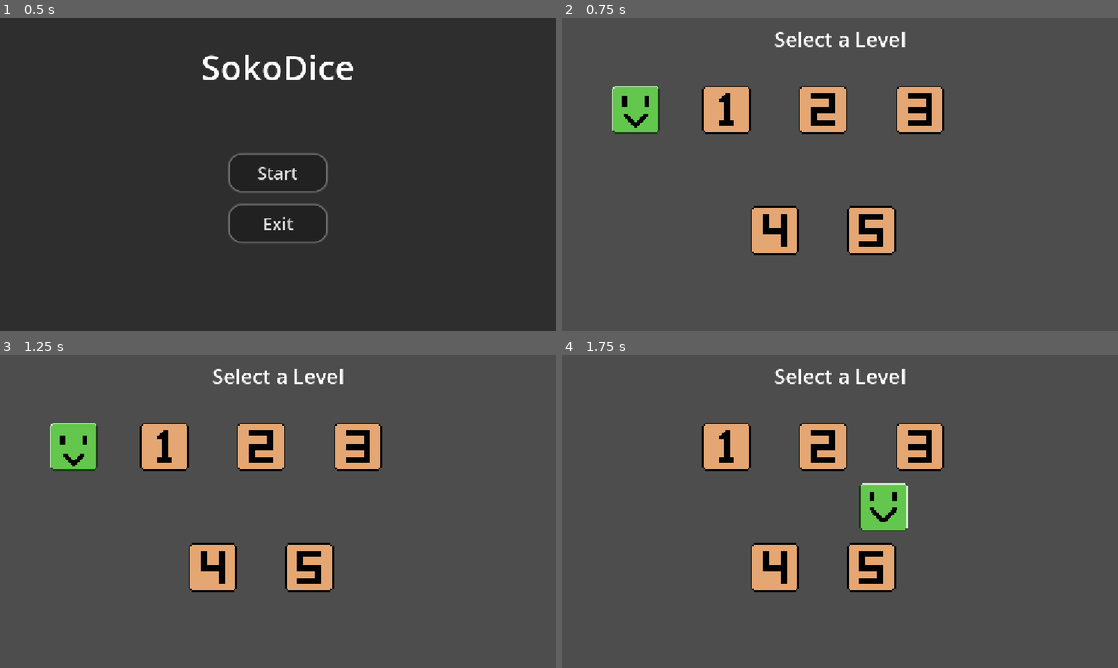
Above: before the commit, frames 1-4 (two rows, left to right).
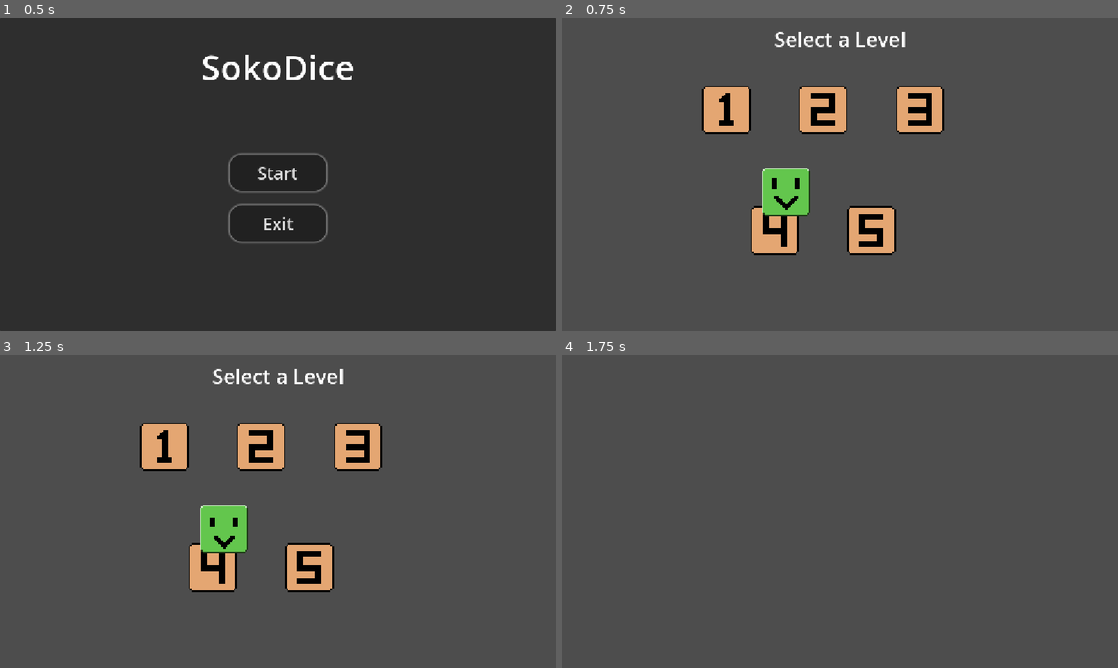
Above: after the commit, the same moments.

Repository: Tortiz-CSUF/SokoDice
Game: Godot game, scene res://Main_Menu.tscn
Two runs of this game, one before a commit and one after it. Both use one fixed random seed, a clock stepped at 60 frames per second and the inputs below.
Inputs:
- Up to frame 1 (0.5 s): no input
- Up to frame 2 (0.75 s): click "Start" at 0.5 s
- Up to frame 3 (1.25 s): no input
- Up to frame 4 (1.75 s): tap Enter (ui_accept) at 1.25, 1.52 s; hold D (move_right) from 1.28 s (still down)

Frame 1 is identical in both runs. In frame 2, 2.6% of the frame differs, in the area x 9-45%, y 21-64%; in frame 3, 2.6%; in frame 4, 8.5%, in the area x 25-69%, y 4-76%.

Commit message:
Level Templates

Diff:
--- /dev/null
+++ b/Level_01.tscn
@@ -0,0 +1,3 @@
+[gd_scene format=3 uid="uid://dq4v7n5aaq032"]
+
+[node name="Level_01" type="Node2D"]
--- /dev/null
+++ b/Level_02.tscn
@@ -0,0 +1,3 @@
+[gd_scene format=3 uid="uid://c3xj40tdgyl"]
+
+[node name="Level_02" type="Node2D"]
--- /dev/null
+++ b/Level_03.tscn
@@ -0,0 +1,3 @@
+[gd_scene format=3 uid="uid://dqds6aborahq5"]
+
+[node name="Level_03" type="Node2D"]
--- /dev/null
+++ b/Level_04.tscn
@@ -0,0 +1,3 @@
+[gd_scene format=3 uid="uid://lo4oct4enieg"]
+
+[node name="Level_04" type="Node2D"]
--- /dev/null
+++ b/Level_05.tscn
@@ -0,0 +1,3 @@
+[gd_scene format=3 uid="uid://cdry2bqbj5yei"]
+
+[node name="Level_05" type="Node2D"]
--- a/Level_Select.tscn
+++ b/Level_Select.tscn
@@ -31,6 +31,12 @@
 anchor_right = 0.5
 grow_horizontal = 2
 script = ExtResource("1_55cao")
+Main_Menu_Path = null
+lvl1 = null
+lvl2 = null
+lvl3 = null
+lvl4 = null
+lvl5 = null
 
 [node name="Title" type="Label" parent="."]
 layout_mode = 1
@@ -77,15 +83,45 @@
 layout_mode = 2
 texture = SubResource("AtlasTexture_ufaj5")
 
+[node name="SnapAnchor" type="Control" parent="Level_Grid/Levels/Top Row/Level_01"]
+custom_minimum_size = Vector2(2, 2)
+layout_mode = 1
+anchors_preset = 0
+offset_left = 47.999996
+offset_top = 95.0
+offset_right = 49.999996
+offset_bottom = 97.0
+scale = Vector2(2.5164115, 2.5158675)
+
 [node name="Level_02" type="TextureRect" parent="Level_Grid/Levels/Top Row"]
 custom_minimum_size = Vector2(100, 100)
 layout_mode = 2
 texture = SubResource("AtlasTexture_55cao")
 
+[node name="SnapAnchor" type="Control" parent="Level_Grid/Levels/Top Row/Level_02"]
+custom_minimum_size = Vector2(2, 2)
+layout_mode = 1
+anchors_preset = 0
+offset_left = 47.999996
+offset_top = 95.0
+offset_right = 49.999996
+offset_bottom = 97.0
+scale = Vector2(2.5164115, 2.5158675)
+
 [node name="Level_03" type="TextureRect" parent="Level_Grid/Levels/Top Row"]
 custom_minimum_size = Vector2(100, 100)
 layout_mode = 2
 texture = SubResource("AtlasTexture_jaj0m")
+
+[node name="SnapAnchor" type="Control" parent="Level_Grid/Levels/Top Row/Level_03"]
+custom_minimum_size = Vector2(2, 2)
+layout_mode = 1
+anchors_preset = 0
+offset_left = 47.999996
+offset_top = 95.0
+offset_right = 49.999996
+offset_bottom = 97.0
+scale = Vector2(2.5164115, 2.5158675)
 
 [node name="Botom Row" type="HBoxContainer" parent="Level_Grid/Levels"]
 layout_mode = 2
@@ -97,13 +133,38 @@
 layout_mode = 2
 texture = SubResource("AtlasTexture_q8rit")
 
+[node name="SnapAnchor" type="Control" parent="Level_Grid/Levels/Botom Row/Level_04"]
+custom_minimum_size = Vector2(2, 2)
+layout_mode = 1
+anchors_preset = 0
+offset_left = 47.999996
+offset_top = 95.0
+offset_right = 49.999996
+offset_bottom = 97.0
+scale = Vector2(2.5164115, 2.5158675)
+
 [node name="Level_05" type="TextureRect" parent="Level_Grid/Levels/Botom Row"]
 custom_minimum_size = Vector2(100, 100)
 layout_mode = 2
 texture = SubResource("AtlasTexture_bgsqk")
 
-[node name="Selector" type="Node2D" parent="."]
-position = Vector2(-548, 65.00001)
+[node name="SnapAnchor" type="Control" parent="Level_Grid/Levels/Botom Row/Level_05"]
+custom_minimum_size = Vector2(2, 2)
+layout_mode = 1
+anchors_preset = 0
+offset_left = 47.999996
+offset_top = 95.0
+offset_right = 49.999996
+offset_bottom = 97.0
+scale = Vector2(2.5164115, 2.5158675)
+
+[node name="Selector" type="Control" parent="."]
+anchors_preset = 0
+offset_left = -548.0
+offset_top = 65.00001
+offset_right = -548.0
+offset_bottom = 65.00001
 scale = Vector2(1.25, 1.25)
 
 [node name="Player_Level_Selector" parent="Selector" instance=ExtResource("2_ufaj5")]
+layout_mode = 0
--- a/Player_Selector.tscn
+++ b/Player_Selector.tscn
@@ -171,7 +171,9 @@
 "speed": 5.0
 }]
 
-[node name="Player_Level_Selector" type="Node2D"]
+[node name="Player_Level_Selector" type="Control"]
+layout_mode = 3
+anchors_preset = 0
 script = ExtResource("1_nqq1i")
 
 [node name="AnimatedSprite2D" type="AnimatedSprite2D" parent="."]
--- a/level_select.gd
+++ b/level_select.gd
@@ -1,38 +1,30 @@
 extends Control
 
-# array of tiles corresponding to levels
 @onready var level_tiles: Array[Control] = [
-	$"Level_Grid/Levels/Top Row/Level_01",
-	$"Level_Grid/Levels/Top Row/Level_02",
-	$"Level_Grid/Levels/Top Row/Level_03",
-	$"Level_Grid/Levels/Botom Row/Level_04",
-	$"Level_Grid/Levels/Botom Row/Level_05"
-
+	$"Level_Grid/Levels/Top Row/Level_01/SnapAnchor",
+	$"Level_Grid/Levels/Top Row/Level_02/SnapAnchor",
+	$"Level_Grid/Levels/Top Row/Level_03/SnapAnchor",
+	$"Level_Grid/Levels/Botom Row/Level_04/SnapAnchor",
+	$"Level_Grid/Levels/Botom Row/Level_05/SnapAnchor"
 ]
 
-# player selector
-@onready var level_selector =$Selector/Player_Level_Selector
+@onready var level_selector = $Selector/Player_Level_Selector
 
-# Main Menu
 @export var Main_Menu_Path: String = "res://Main_Menu.tscn"
+
+@export var lvl1: String = "res://Level_01.tscn"
+@export var lvl2: String = "res://Level_02.tscn"
+@export var lvl3: String = "res://Level_03.tscn"
+@export var lvl4: String = "res://Level_04.tscn"
+@export var lvl5: String = "res://Level_05.tscn"
 
 var selected_index: int = 0
 var is_moving: bool = false
+var level_paths: Array[String] = []
 
-# array of files paths to level scenes.
-var level_paths: Array[String] = [
-	"[INSERT LEVEL 1 PATH]",
-	"[INSERT LEVEL 2 PATH]",
-	"[INSERT LEVEL 3 PATH]",
-	"[INSERT LEVEL 4 PATH]",
-	"[INSERT LEVEL 5 PATH]"
-
-]
-
-# Called when the node enters the scene tree for the first time.
 func _ready() -> void:
-	pass # Replace with function body.
-
+	level_paths = [lvl1, lvl2, lvl3, lvl4, lvl5]
+	snap_to_current_tile()
 
 func _unhandled_input(event: InputEvent) -> void:
 	if is_moving:
@@ -60,7 +52,7 @@
 		2:
 			new_index = 1
 		4:
-			new_index = 2
+			new_index = 3
 		_:
 			return
 
@@ -85,12 +77,10 @@
 	var new_index := selected_index
 
 	match selected_index:
-		0:
+		3:
+			new_index = 0
+		4:
 			new_index = 1
-		1:
-			new_index = 2
-		3:
-			new_index = 4
 		_:
 			return
 
@@ -100,48 +90,47 @@
 	var new_index := selected_index
 
 	match selected_index:
-		3:
-			new_index = 0
-		4:
-			new_index = 1
+		0:
+			new_index = 3
+		1:
+			new_index = 4
+		2:
+			new_index = 4
 		_:
 			return
 
 	move_selector_to_index(new_index, "down")
 
+func move_selector_to_index(new_index: int, direction: String) -> void:
+	selected_index = new_index
+	is_moving = true
 
-func move_selector_to_index(new_index: int, direction: String) -> void:
-		selected_index = new_index
-		is_moving = true
+	match direction:
+		"left":
+			level_selector.play_move_left()
+		"right":
+			level_selector.play_move_right()
+		"up":
+			level_selector.play_move_up()
+		"down":
+			level_selector.play_move_down()
 
-		match direction:
-			"left":
-				level_selector.play_move_left()
-			"right":
-				level_selector.play_move_right()
-			"up":
-				level_selector.play_move_up()
-			"down":
-				level_selector.play_move_down()
+	var target_position := get_tile_position(level_tiles[selected_index])
 
-		var target_position := get_tile_center(level_tiles[selected_index])
-
-		var tween := create_tween()
-		tween.tween_property(level_selector, "global_position", target_position, 0.18)
-		tween.finished.connect(_on_selector_move_finished)
-
+	var tween := create_tween()
+	tween.tween_property(level_selector, "global_position", target_position, 0.18)
+	tween.finished.connect(_on_selector_move_finished)
 
 func _on_selector_move_finished() -> void:
 	is_moving = false
 	level_selector.play_idle()
 
 func snap_to_current_tile() -> void:
-	level_selector.global_position = get_tile_center(level_tiles[selected_index])
+	level_selector.global_position = get_tile_position(level_tiles[selected_index])
 	level_selector.play_idle()
 
-func get_tile_center(tile: Control) -> Vector2:
-	var rect := tile.get_global_rect()
-	return rect.position + (rect.size * 0.5)
+func get_tile_position(tile: Control) -> Vector2:
+	return tile.get_global_rect().position
 
 func load_selected_level() -> void:
 	get_tree().change_scene_to_file(level_paths[selected_index])
--- a/player_level_selector.gd
+++ b/player_level_selector.gd
@@ -1,4 +1,4 @@
-extends Node2D
+extends Control
 
 # Animations
 @onready var animated_sprite: AnimatedSprite2D = $AnimatedSprite2D
